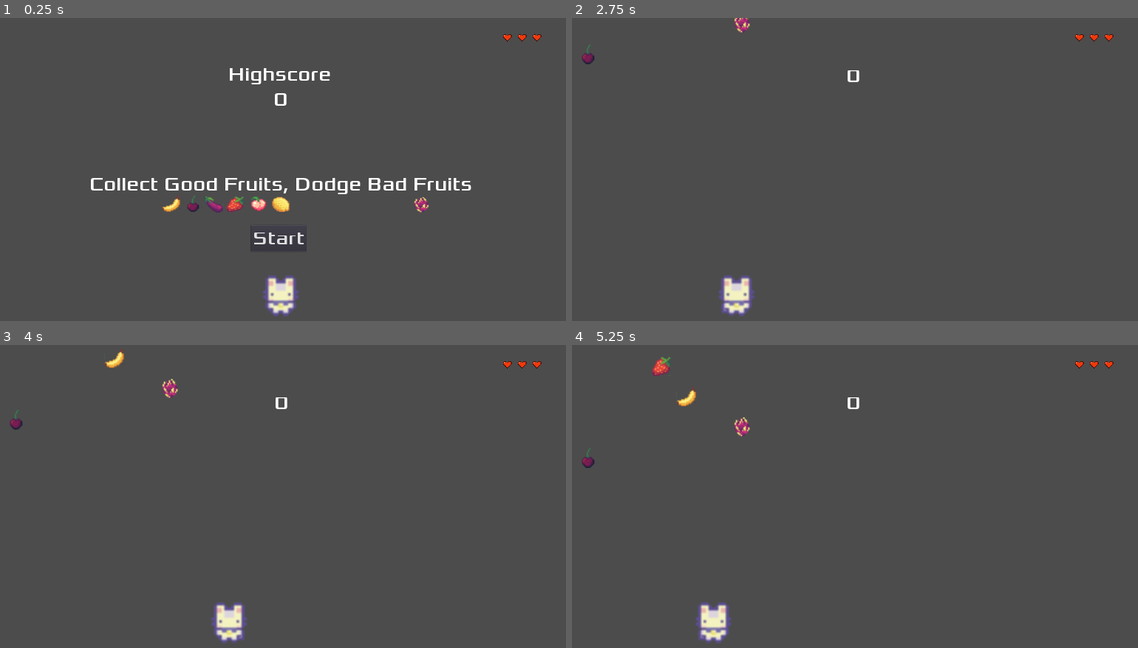
Above: before the commit, frames 1-4 (two rows, left to right).
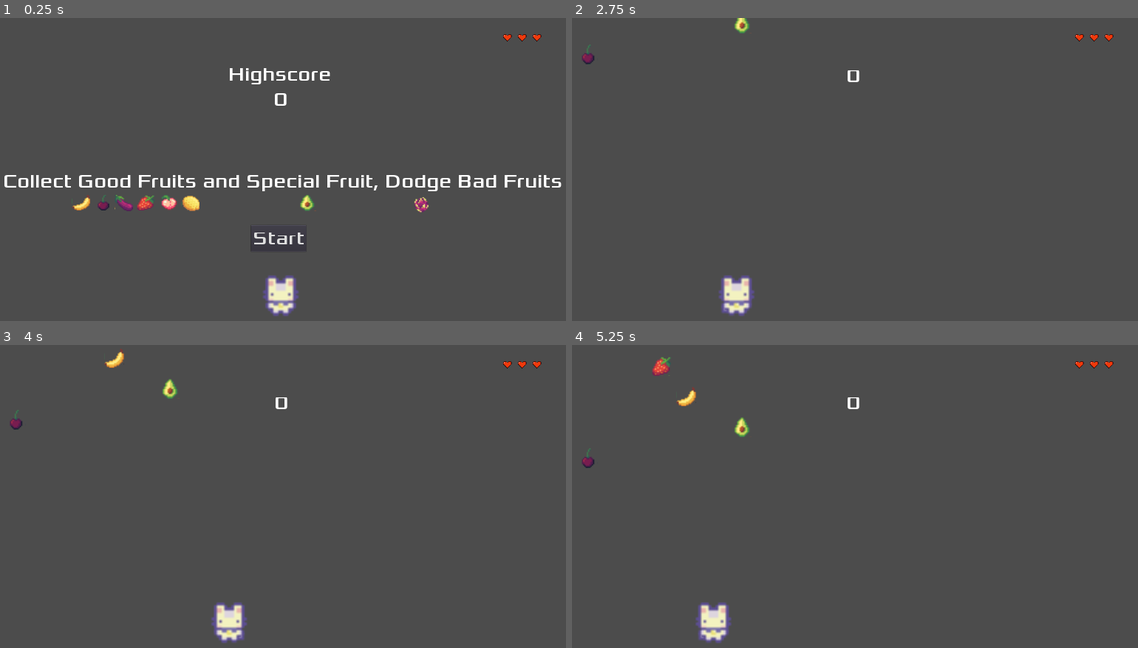
Above: after the commit, the same moments.

Repository: ColinKYuen/BQ-Game-Jam
Game: Godot game, scene res://Scenes/Main.tscn
Two runs of this game, one before a commit and one after it. Both use one fixed random seed, a clock stepped at 60 frames per second and the inputs below.
Inputs:
- Up to frame 1 (0.25 s): no input
- Up to frame 2 (2.75 s): click "Start" at 0.5 s; tap Enter at 1.25 s; hold D (move_right) 1.28-2.03 s; hold Left (move_left) from 2.03 s (still down)
- Up to frame 3 (4 s): release Left (move_left) at 2.78 s; hold D (move_right) from 2.78 s (still down)
- Up to frame 4 (5.25 s): release D (move_right) at 4.28 s; hold Left (move_left) from 4.28 s (still down)

The runs differ from the first frame. In frame 1, 3.4% of the frame differs, in the area x 0-100%, y 51-65%; in frame 2, 0.1%; in frame 3, 0.1%; in frame 4, 0.1%.

Commit message:
Special fruit that increases life (#21)
* remove commented out code

* remove commented out code

* remove comment

* draft code for special fruit

* Create SpecialFruit.tscn

* Fix fruit spawning and removing unused code

* Highscore & live HUD fix

* special fruit logic

* missing logic for changing lives

* more special fruit logic

* special fruit logic

* increase bad fruit chance to 10

* remove comment

* add special fruit to title screen

Co-authored-by: ColinKYuen <ColinKYuen@users.noreply.github.com>

Diff:
--- a/Scenes/HUD.tscn
+++ b/Scenes/HUD.tscn
@@ -41,7 +41,7 @@
 [sub_resource type="SpriteFrames" id=4]
 animations = [ {
 "frames": [ SubResource( 2 ), SubResource( 3 ) ],
-"loop": false,
+"loop": true,
 "name": "get_hit",
 "speed": 5.0
 } ]
@@ -90,10 +90,12 @@
 anchor_top = 0.5
 anchor_right = 1.0
 anchor_bottom = 0.5
-margin_top = -39.0
-margin_bottom = 39.0
+margin_left = 5.0
+margin_top = -47.0
+margin_right = 5.0
+margin_bottom = 31.0
 custom_fonts/font = SubResource( 1 )
-text = "Collect Good Fruits, Dodge Bad Fruits"
+text = "Collect Good Fruits and Special Fruit, Dodge Bad Fruits"
 align = 1
 autowrap = true
 
@@ -119,7 +121,7 @@
 [node name="Fruits" type="Sprite" parent="."]
 
 [node name="Banana" type="Sprite" parent="Fruits"]
-position = Vector2( 603, 605 )
+position = Vector2( 312, 601 )
 scale = Vector2( 3.75, 3.25 )
 texture = ExtResource( 4 )
 hframes = 38
@@ -127,7 +129,7 @@
 frame = 7
 
 [node name="Cherry" type="Sprite" parent="Fruits"]
-position = Vector2( 675, 605 )
+position = Vector2( 384, 601 )
 scale = Vector2( 3.75, 3.25 )
 texture = ExtResource( 4 )
 hframes = 38
@@ -135,7 +137,7 @@
 frame = 15
 
 [node name="Eggplant" type="Sprite" parent="Fruits"]
-position = Vector2( 742, 607 )
+position = Vector2( 451, 603 )
 scale = Vector2( 3.75, 3.25 )
 texture = ExtResource( 4 )
 hframes = 38
@@ -143,7 +145,7 @@
 frame = 25
 
 [node name="Lemon" type="Sprite" parent="Fruits"]
-position = Vector2( 958, 606 )
+position = Vector2( 667, 602 )
 scale = Vector2( 3.75, 3.25 )
 texture = ExtResource( 4 )
 hframes = 38
@@ -151,7 +153,7 @@
 frame = 18
 
 [node name="Peach" type="Sprite" parent="Fruits"]
-position = Vector2( 887, 606 )
+position = Vector2( 596, 602 )
 scale = Vector2( 3.75, 3.25 )
 texture = ExtResource( 4 )
 hframes = 38
@@ -167,12 +169,20 @@
 frame = 21
 
 [node name="Strawberry" type="Sprite" parent="Fruits"]
-position = Vector2( 811, 605 )
+position = Vector2( 520, 601 )
 scale = Vector2( 3.75, 3.25 )
 texture = ExtResource( 4 )
 hframes = 38
 vframes = 6
 frame = 27
 
+[node name="Avocado" type="Sprite" parent="Fruits"]
+position = Vector2( 1046, 602 )
+scale = Vector2( 3.75, 3.25 )
+texture = ExtResource( 4 )
+hframes = 38
+vframes = 6
+frame = 189
+
 [connection signal="pressed" from="StartButton" to="." method="_on_StartButton_pressed"]
 [connection signal="timeout" from="MessageTimer" to="." method="_on_MessageTimer_timeout"]
--- /dev/null
+++ b/Scenes/SpecialFruit.tscn
@@ -0,0 +1,20 @@
+[gd_scene load_steps=4 format=2]
+
+[ext_resource path="res://Scripts/Fruit.gd" type="Script" id=1]
+[ext_resource path="res://art/Fruit+.png" type="Texture" id=2]
+
+[sub_resource type="RectangleShape2D" id=1]
+extents = Vector2( 30.5, 29.5 )
+
+[node name="SpecialFruit" type="Area2D"]
+scale = Vector2( 4, 4 )
+script = ExtResource( 1 )
+
+[node name="Hitbox" type="CollisionShape2D" parent="."]
+shape = SubResource( 1 )
+
+[node name="Sprite" type="Sprite" parent="."]
+texture = ExtResource( 2 )
+hframes = 38
+vframes = 6
+frame = 189
--- a/Scripts/Fruit.gd
+++ b/Scripts/Fruit.gd
@@ -2,10 +2,12 @@
 
 signal fruit_collected
 signal fruit_hit
+signal special_fruit
 
 var duration: int = 1000
 var velocity
 var is_good_fruit: bool = true # Can be set on obj init
+var is_special_fruit: bool = false
 
 func _ready():
 	connect("body_entered", self, "_on_body_entered")
@@ -18,6 +20,9 @@
 
 func _on_body_entered(body):
 	if body.is_in_group("Player"):
+		if is_special_fruit:
+			print("Special fruit collected")
+			emit_signal("special_fruit")
 		if is_good_fruit:
 			print("Fruit collected")
 			emit_signal("fruit_collected")
@@ -33,3 +38,6 @@
 
 func set_bad_fruit():
 	self.is_good_fruit = false
+
+func set_special_fruit():
+	self.is_special_fruit = true
--- a/Scripts/HUD.gd
+++ b/Scripts/HUD.gd
@@ -56,6 +56,17 @@
 func _on_MessageTimer_timeout():
 	$Message.hide()
 
+func _on_HUD_special_fruit():
+	# logic: special fruit also gives scores that a normal fruit would
+	lives = min(3, lives + 1)
+	print("current lives: " + str(lives))
+	match (lives):
+		3:
+			$Life1.set_frame(0)
+		2:
+			$Life2.set_frame(0)
+	_on_HUD_fruit_collected()
+
 func _on_HUD_fruit_collected():
 	print("current score: " + str(int($Score.text) + 1))
 	$Score.text = str(int($Score.text) + 1)
--- a/Scripts/Main.gd
+++ b/Scripts/Main.gd
@@ -2,6 +2,7 @@
 
 const obj_good_fruit = preload("res://Scenes/GoodFruit.tscn")
 const obj_bad_fruit = preload("res://Scenes/BadFruit.tscn")
+const obj_special_fruit = preload("res://Scenes/SpecialFruit.tscn")
 const base_fruit_speed:int = 100
 const base_bad_fruit:int = 5
 
@@ -10,6 +11,9 @@
 var window_width = OS.get_window_size().x
 var timer:float = 0
 var bad_fruit_chance:int = 5
+# TODO make special fruit chance higher depending on player.lives
+# i.e., something like: special_fruit_chance = max(1, (3 - lives)^2)
+var special_fruit_chance = 3
 var num_good_fruits:int = 6
 var spawn_timer:float = 0.0
 const base_spawn_delay:int = 1
@@ -35,11 +39,20 @@
 func spawn(location: float, speed: float, fruit_chance: float):
 	var spawn_fruit
 	var bad_fruit_chance = min(base_bad_fruit + ($HUD.score * 2), 80)
-	if fruit_chance > bad_fruit_chance:
+	if fruit_chance <= special_fruit_chance:
+	# logic: if fruit_chance <= special_fruit_chance,
+	# then produce special fruit
+		spawn_fruit = obj_special_fruit.instance()
+		spawn_fruit.set_special_fruit();
+	elif fruit_chance > bad_fruit_chance:
+	# logic: if fruit_chance > bad_fruit_chance,
+	# then produce normal fruit
 		var good_fruit_type = rng.randi_range(0, num_good_fruits - 1)
 		spawn_fruit = obj_good_fruit.instance()
 		spawn_fruit.set_good_fruit(good_fruit_type)
 	else:
+	# logic: if fruit_chance <= bad_fruit_chance,
+	# then produce bad fruit
 		spawn_fruit = obj_bad_fruit.instance()
 		spawn_fruit.set_bad_fruit()
 
@@ -50,9 +63,17 @@
 	spawn_fruit.position = self.position + Vector2(spawn_location, 0)
 	get_parent().get_node("fruit_container").add_child(spawn_fruit)
 
-	if fruit_chance > bad_fruit_chance:
+	if fruit_chance <= special_fruit_chance:
+	# logic: if fruit_chance <= special_fruit_chance,
+	# then produce special fruit
+		spawn_fruit.connect("special_fruit", $HUD, "_on_HUD_special_fruit")
+	elif fruit_chance > bad_fruit_chance:
+	# logic: if fruit_chance > bad_fruit_chance,
+	# then produce normal fruit
 		spawn_fruit.connect("fruit_collected", $HUD, "_on_HUD_fruit_collected")
 	else:
+	# logic: if fruit_chance <= bad_fruit_chance,
+	# then produce bad fruit
 		spawn_fruit.connect("fruit_hit", $HUD, "_on_HUD_fruit_hit")
 
 func game_over():
--- a/Scripts/Player.gd
+++ b/Scripts/Player.gd
@@ -1,5 +1,4 @@
-extends KinematicBody2D # -AL- tutorial says Area2D, but others
-# have this instead, so it should work?
+extends KinematicBody2D
 
 var window_width = OS.get_window_size().x
 
@@ -51,8 +50,6 @@
 		$AnimatedSprite.play()
 	else:
 		$AnimatedSprite.stop()
-
-	# position.x = clamp(position.x, 0, screen_size.x)
 
 	# flips the character when it is walking
 	# the rabbit character is symmetric, so the flipping cannot be
